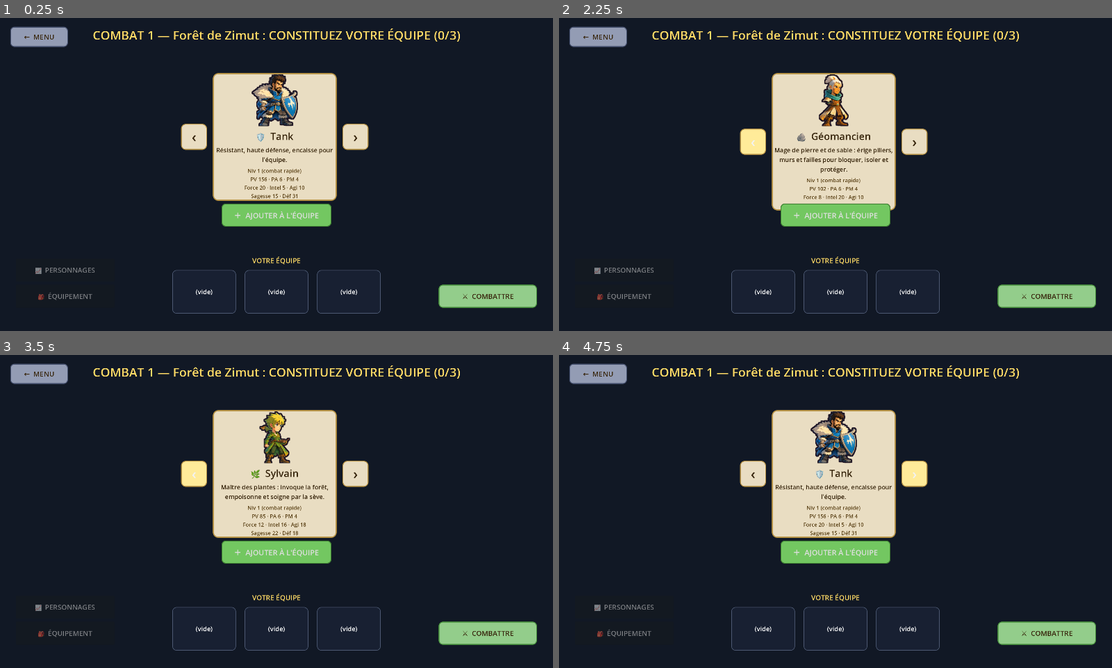
Above: before the commit, frames 1-4 (two rows, left to right).
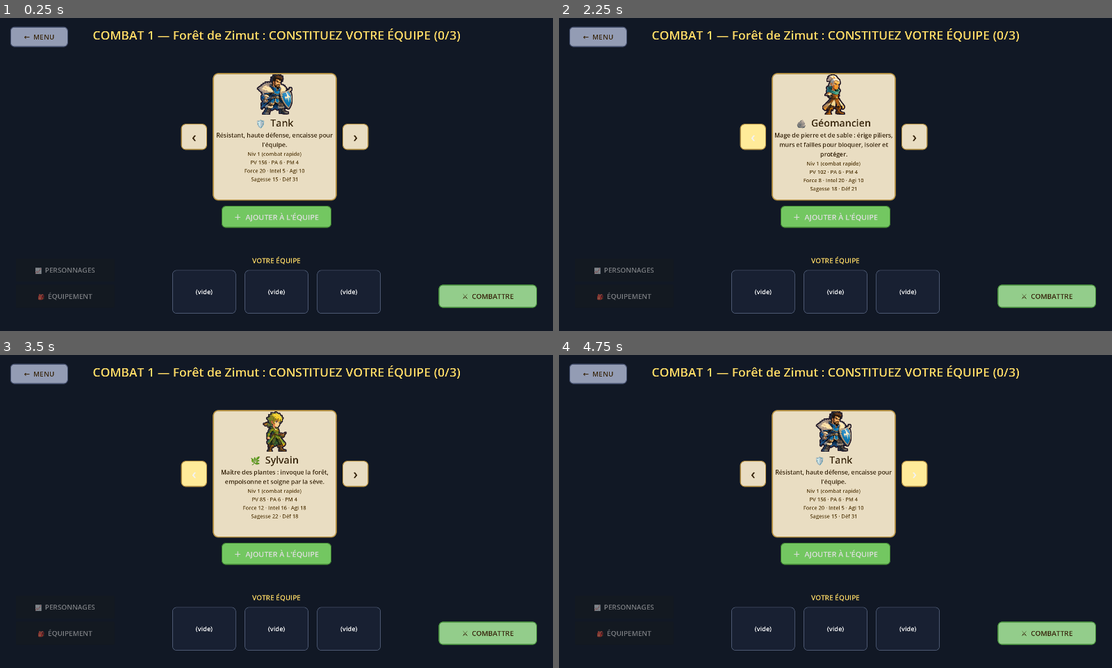
Above: after the commit, the same moments.

Repository: CharlieG42/Zimut
Game: Godot game, scene res://scenes/TeamSelection.tscn
The game is run twice, just before and just after one commit, with the same random seed, the same clock (stepped at 60 frames per second) and the same inputs. This scene is started directly instead of the project's main scene.
Inputs:
- Up to frame 1 (0.25 s): no input
- Up to frame 2 (2.25 s): click "＋ AJOUTER À L'ÉQUIPE" at 0.5 s; click "✕ RETIRER DE L'ÉQUIPE" at 1.25 s; click "‹" at 2 s
- Up to frame 3 (3.5 s): click "‹" at 2.75 s
- Up to frame 4 (4.75 s): click "›" at 3.5 s; click "›" at 4.25 s

The runs differ from the first frame. In frame 1, 2.2% of the frame differs, in the area x 38-61%, y 18-68%; in frame 2, 3.0%, in the area x 32-67%, y 18-68%; in frame 3, 2.1%; in frame 4, 2.2%.

Commit message:
UI : fiches Personnages et écran de ville agrandis sur smartphone (UiFit), tuiles illustrées dans l'équipement, carte de sélection d'équipe sans débordement
Co-Authored-By: Claude Opus 5.5 <noreply@anthropic.com>
Claude-Session: https://claude.ai/code/session_01TAibbYEMujBagH9941oXR3

Diff:
--- a/prototype/zimut/scripts/CharacterSheetUI.gd
+++ b/prototype/zimut/scripts/CharacterSheetUI.gd
@@ -202,8 +202,8 @@
 	if _root != null and is_instance_valid(_root):
 		_root.queue_free()
 	_root = Control.new()
-	_root.set_anchors_preset(Control.PRESET_FULL_RECT)
 	add_child(_root)
+	UiFit.apply(_root, 1.2)   # lisible sur smartphone
 	var bg := ColorRect.new()
 	bg.color = C_BG
 	bg.set_anchors_preset(Control.PRESET_FULL_RECT)
--- a/prototype/zimut/scripts/CityScreenUI.gd
+++ b/prototype/zimut/scripts/CityScreenUI.gd
@@ -71,8 +71,8 @@
 		_root.queue_free()
 	_root = Control.new()
 	_root.name = "CityRoot"
-	_root.set_anchors_preset(Control.PRESET_FULL_RECT)
 	add_child(_root)
+	UiFit.apply(_root, 1.2)   # lisible sur smartphone
 
 	# Fond aux couleurs de la nation
 	var nd: Dictionary = Nations.DATA.get(_biome, {})
--- a/prototype/zimut/scripts/TeamEquipmentUI.gd
+++ b/prototype/zimut/scripts/TeamEquipmentUI.gd
@@ -223,6 +223,12 @@
 		btn.name = "slot_%s" % slot_name
 		holder.add_child(btn)
 
+## Tuile illustrée de l'emplacement (mêmes visuels que la Forge).
+func _slot_tile(slot_name: String) -> Texture2D:
+	var p: String = "res://assets/ui/forge/cat_%s.png" % slot_name
+	return load(p) as Texture2D if ResourceLoader.exists(p) else null
+
+
 func refresh() -> void:
 	var team: Array = _save.get("team", [])
 	for i: int in range(team.size()):
@@ -236,13 +242,21 @@
 			var btn: Button = holder.get_node_or_null("slot_%s" % slot_name) as Button
 			if btn == null:
 				continue
+			var tile_tex: Texture2D = _slot_tile(slot_name)
+			btn.icon = tile_tex
+			btn.expand_icon = tile_tex != null
+			btn.icon_alignment = HORIZONTAL_ALIGNMENT_CENTER
 			if eq.has(slot_name):
 				var it: Dictionary = eq[slot_name]
-				btn.text = SLOT_ICON.get(slot_name, "❔")
+				btn.text = "" if tile_tex != null else SLOT_ICON.get(slot_name, "❔")
+				btn.remove_theme_color_override("icon_normal_color")
 				btn.tooltip_text = "%s\n%s" % [slot_name.capitalize(), ItemRules.describe(it)]
 				btn.add_theme_stylebox_override("normal", _flat(COL_SLOT_FILLED, ItemRules.rarity_color(it), 10, 5))
 			else:
-				btn.text = SLOT_ICON.get(slot_name, "❔")
+				btn.text = "" if tile_tex != null else SLOT_ICON.get(slot_name, "❔")
+				# case vide : tuile estompée
+				btn.add_theme_color_override("icon_normal_color", Color(1, 1, 1, 0.35))
+				btn.add_theme_color_override("icon_hover_color", Color(1, 1, 1, 0.7))
 				btn.tooltip_text = "%s (vide)" % slot_name.capitalize()
 				btn.add_theme_stylebox_override("normal", _flat(COL_SLOT_EMPTY, Color(0.3, 0.35, 0.45), 10, 2))
 	for i2: int in range(mini(team.size(), _member_frames.size())):
--- a/prototype/zimut/scripts/TeamSelectionUI.gd
+++ b/prototype/zimut/scripts/TeamSelectionUI.gd
@@ -235,7 +235,7 @@
 	nav.offset_left = -330.0
 	nav.offset_right = 330.0
 	nav.offset_top = 190.0
-	nav.offset_bottom = 610.0
+	nav.offset_bottom = 630.0
 	nav.add_theme_constant_override("separation", 20)
 	_root.add_child(nav)
 
@@ -248,14 +248,14 @@
 	nav.add_child(card)
 	card.add_theme_stylebox_override("panel", _flat(COL_PANEL, COL_BORDER, 18, 4))
 	var card_box := VBoxContainer.new()
-	card_box.add_theme_constant_override("separation", 10)
+	card_box.add_theme_constant_override("separation", 4)
 	card.add_child(card_box)
 
 	var portrait_box := HBoxContainer.new()
 	portrait_box.alignment = BoxContainer.ALIGNMENT_CENTER
 	card_box.add_child(portrait_box)
 	_portrait = TextureRect.new()
-	_portrait.custom_minimum_size = Vector2(180, 180)
+	_portrait.custom_minimum_size = Vector2(140, 140)
 	_portrait.stretch_mode = TextureRect.STRETCH_KEEP_ASPECT_CENTERED
 	_portrait.expand_mode = TextureRect.EXPAND_IGNORE_SIZE
 	portrait_box.add_child(_portrait)
@@ -289,8 +289,8 @@
 	_action_btn.set_anchors_and_offsets_preset(Control.PRESET_CENTER_TOP)
 	_action_btn.offset_left = -190.0
 	_action_btn.offset_right = 190.0
-	_action_btn.offset_top = 640.0
-	_action_btn.offset_bottom = 720.0
+	_action_btn.offset_top = 648.0
+	_action_btn.offset_bottom = 724.0
 	_action_btn.add_theme_font_size_override("font_size", 26)
 	_action_btn.pressed.connect(_on_action)
 	_root.add_child(_action_btn)
--- /dev/null
+++ b/prototype/zimut/scripts/UiFit.gd
@@ -0,0 +1,33 @@
+class_name UiFit
+## UiFit.gd — agrandit une interface plein écran sur smartphone.
+##
+## L'écran de référence du jeu fait 1920x1080 (stretch « viewport ») : sur un téléphone,
+## tout est réduit d'environ moitié et les petits textes deviennent illisibles. On construit
+## donc l'interface sur une surface plus petite (1920/échelle) puis on l'agrandit d'autant :
+## textes, icônes et zones tactiles grossissent sans retoucher chaque taille de police.
+
+
+## Ajuste `root` (Control enfant direct d'un CanvasLayer) et le réajuste si la fenêtre change.
+static func apply(root: Control, max_scale: float) -> void:
+	if root == null:
+		return
+	root.set_anchors_preset(Control.PRESET_TOP_LEFT)
+	_fit(root, max_scale)
+	var vp: Viewport = root.get_viewport()
+	if vp != null:
+		var cb := func() -> void:
+			if is_instance_valid(root):
+				_fit(root, max_scale)
+		vp.size_changed.connect(cb)
+		root.tree_exiting.connect(func() -> void:
+			if vp.size_changed.is_connected(cb):
+				vp.size_changed.disconnect(cb))
+
+
+static func _fit(root: Control, max_scale: float) -> void:
+	var vs: Vector2 = root.get_viewport().get_visible_rect().size
+	# on garde au moins ~1370 px de large utiles pour les mises en page à plusieurs colonnes
+	var sc: float = clampf(minf(vs.x / 1370.0, vs.y / 770.0), 1.0, max_scale)
+	root.scale = Vector2(sc, sc)
+	root.position = Vector2.ZERO
+	root.size = vs / sc
Binary file added: prototype/zimut/assets/ui/forge/cat_boucle_oreille.png
Not shown, added: prototype/zimut/assets/ui/forge/cat_boucle_oreille.png.import
Binary file added: prototype/zimut/assets/ui/forge/cat_cape.png
Not shown, added: prototype/zimut/assets/ui/forge/cat_cape.png.import
Binary file added: prototype/zimut/assets/ui/forge/cat_collier.png
Not shown, added: prototype/zimut/assets/ui/forge/cat_collier.png.import
Binary file added: prototype/zimut/assets/ui/forge/cat_gants.png
Not shown, added: prototype/zimut/assets/ui/forge/cat_gants.png.import
Not shown, added: prototype/zimut/scripts/UiFit.gd.uid
Not shown, changed: prototype/zimut/tools/gen_forge_art.py
